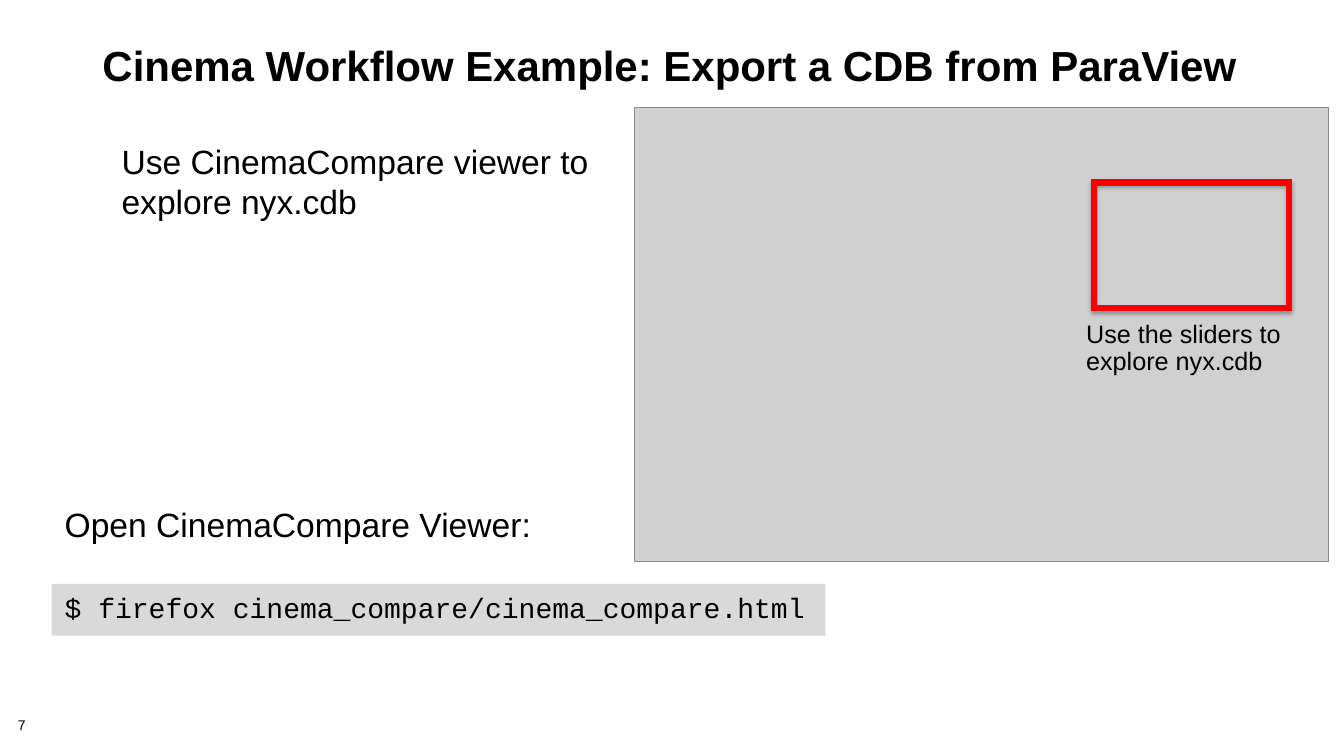
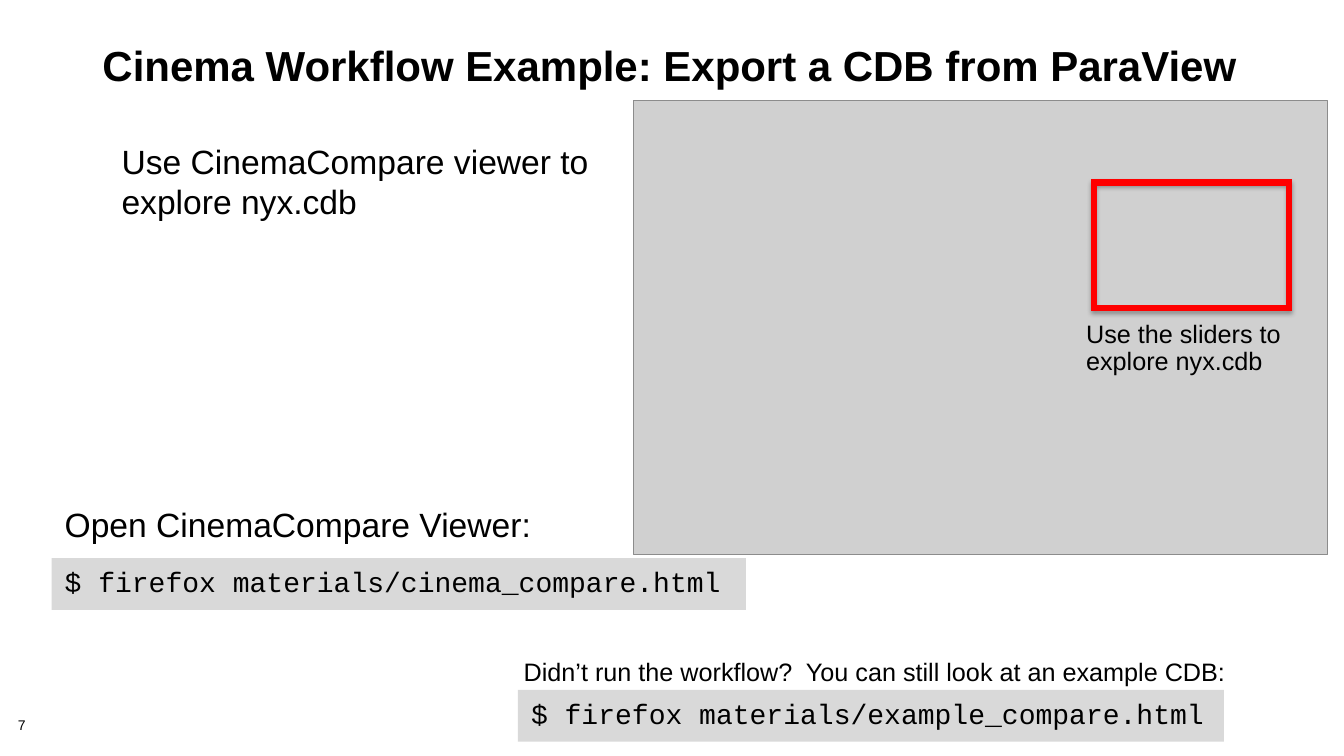
Before and after one commit to cinemascience/cinema_tutorial_slides, a slide deck: slide 7 of 2019-11_SC19/workflow_powerpoint/Cinema_Workflow_PV_Export.pptx. Drawn at 1344x756 pixels with LibreOffice and Linux fonts; fonts in the diff are those of the drawing; grey boxes stand for pictures; background and template pictures are left out. Boxes give left, top, right and bottom in pixels: in the first picture for what was removed or moved away, otherwise in the second. Text is boxed around its words. In the diff, an @@ line names an element or a change of style, - is before the commit and + after.

Commit message:
update pptx and tutorial.md

```diff
--- a/2019-11_SC19/workflow_powerpoint/Cinema_Workflow_PV_Export.pptx
+++ b/2019-11_SC19/workflow_powerpoint/Cinema_Workflow_PV_Export.pptx
@@ picture: place and size @@
-picture at [634, 108, 1329, 563]
+picture at [633, 101, 1328, 556]
@@ rectangle "$ firefox materials/cinema_compare.html": place and size @@
-rectangle "$ firefox materials/cinema_compare.html" at [51, 584, 826, 635]
+rectangle "$ firefox materials/cinema_compare.html" at [51, 559, 746, 610]
@@ text in rectangle at [98, 572, 721, 598]: text changed @@
-$ firefox cinema_compare/cinema_compare.html
+$ firefox materials/cinema_compare.html
@@ text added at [524, 662, 1225, 686], 18 pt, text #000000 @@
+Didn’t run the workflow? You can still look at an example CDB:
@@ rectangle added at [518, 690, 1224, 741], fill #D9D9D9, 20 pt, text #000000 @@
+$ firefox materials/example_compare.html
```
Also in this commit, not shown: 1 other file.
